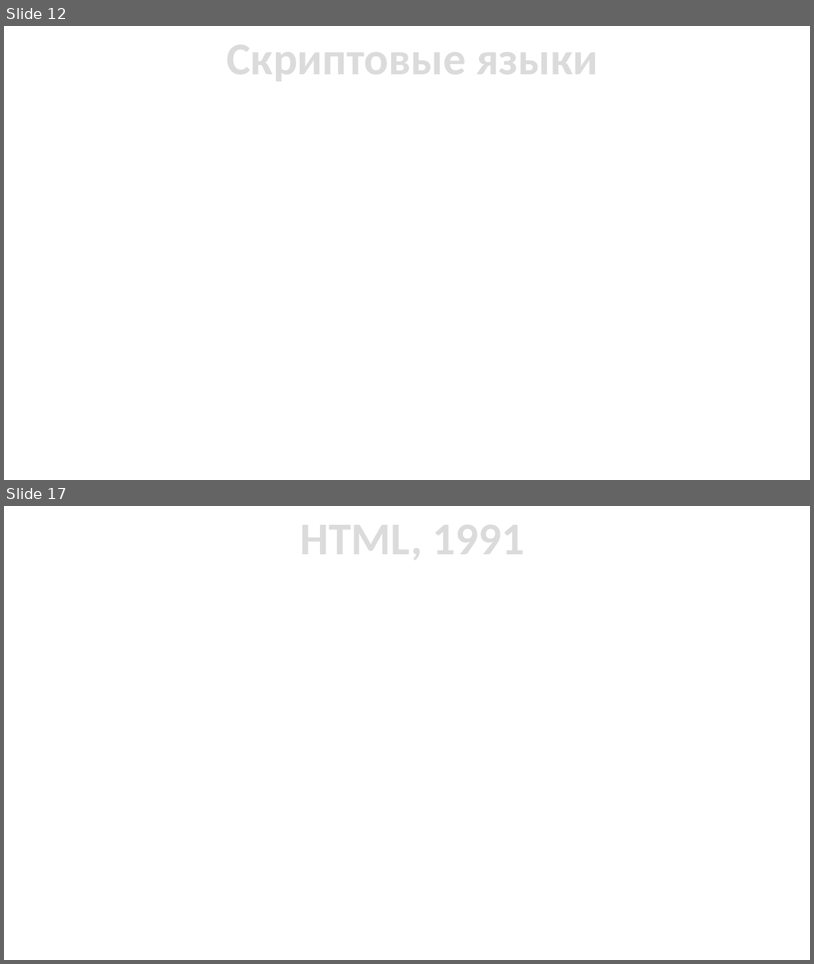
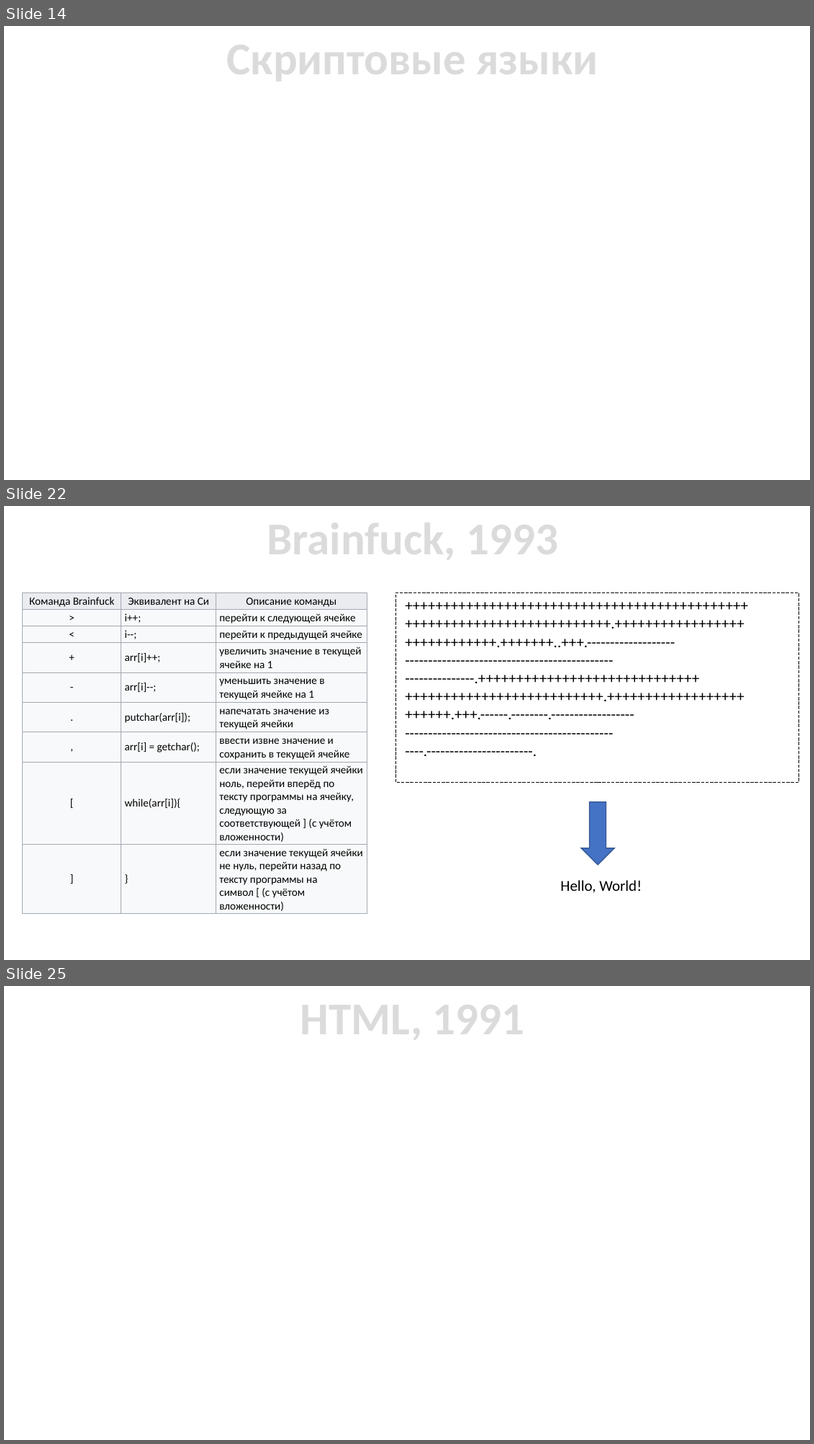
Before and after one commit to ukoloff/cfgram, a slide deck: slides/01 Intro.pptx. Shown one above the other, each under a label of ours: slides 12 and 17 before the commit, slides 14, 22 and 25 after it; the slides between them are not shown. The pictures are 814x964 and 814x1444 pixels, drawn with LibreOffice and Linux fonts; fonts in the diff are those of the drawing. Boxes give left, top, right and bottom in pixels: in the first picture for what was removed or moved away, otherwise in the second. Text is boxed around its words. In the diff, an @@ line names an element or a change of style, - is before the commit and + after.

```diff
--- a/slides/01 Intro.pptx
+++ b/slides/01 Intro.pptx
@@ slide 22 added at <box>4,506,810,960</box>, background #FFFFFF @@
@@ text added at <box>267,511,558,566</box>, 54 pt, text pattern #A5A5A5 on #DBDBDB, bold @@
+Brainfuck, 1993
@@ table added at <box>23,593,367,914</box>, 9 rows, 3 columns @@
+Команда Brainfuck | Эквивалент на Си | Описание команды
+> | i++; | перейти к следующей ячейке
+< | i--; | перейти к предыдущей ячейке
++ | arr[i]++; | увеличить значение в текущей ячейке на 1
+- | arr[i]--; | уменьшить значение в текущей ячейке на 1
+. | putchar(arr[i]); | напечатать значение из текущей ячейки
+, | arr[i] = getchar(); | ввести извне значение и сохранить в текущей ячейке
+[ | while(arr[i]){ | если значение текущей ячейки ноль, перейти вперёд по тексту программы на ячейку, следующую за соответствующей ] (с учётом вложенности)
+] | } | если значение текущей ячейки не нуль, перейти назад по тексту программы на символ [ (с учётом вложенности)
@@ rectangle added at <box>396,593,800,782</box>, outline #000000 0.75 pt dashed, 18 pt, text #000000 @@
++++++++++++++++++++++++++++++++++++++++++++++
++++++++++++++++++++++++++++.+++++++++++++++++
+++++++++++++.+++++++..+++.-------------------
+---------------------------------------------
+---------------.+++++++++++++++++++++++++++++
+++++++++++++++++++++++++++.++++++++++++++++++
+++++++.+++.------.--------.------------------
+---------------------------------------------
+----.-----------------------.
@@ down arrow added at <box>581,802,615,865</box>, fill #4472C4, outline #325491 1 pt @@
@@ text added at <box>561,880,642,893</box>, 18 pt, text #000000 @@
+Hello, World!
@@ what was slide 12 is now slide 14 @@
@@ what was slide 17 is now slide 25 @@
```
Also in this commit, not shown: 14 slides changed, 12 other slides added, 5 slides removed.
